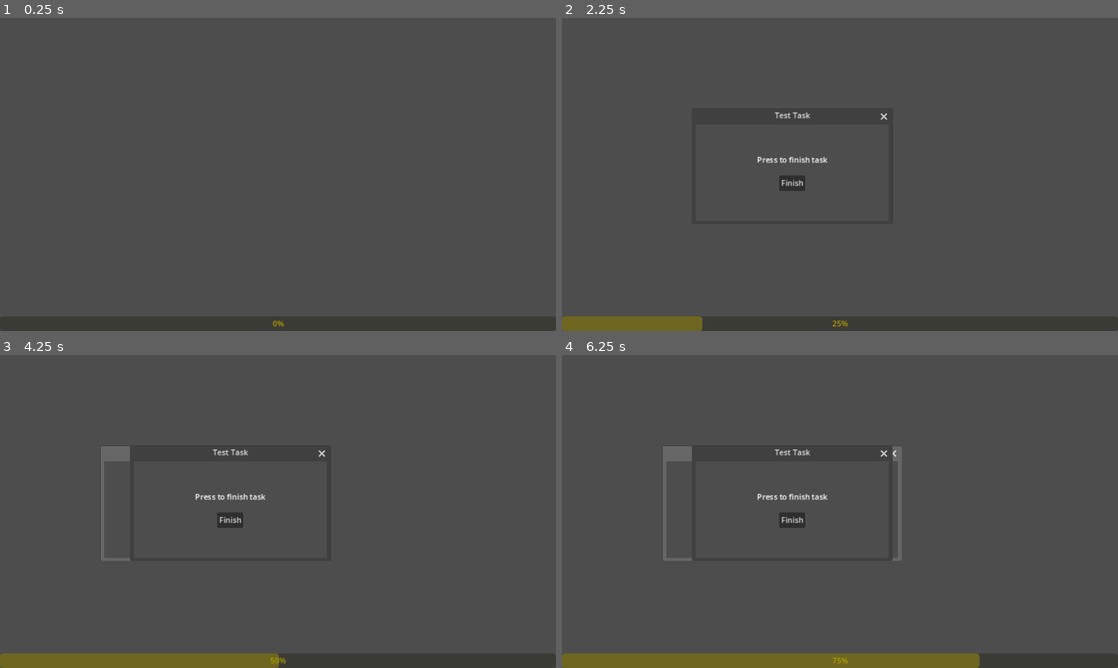
Above: before the commit, frames 1-4 (two rows, left to right).
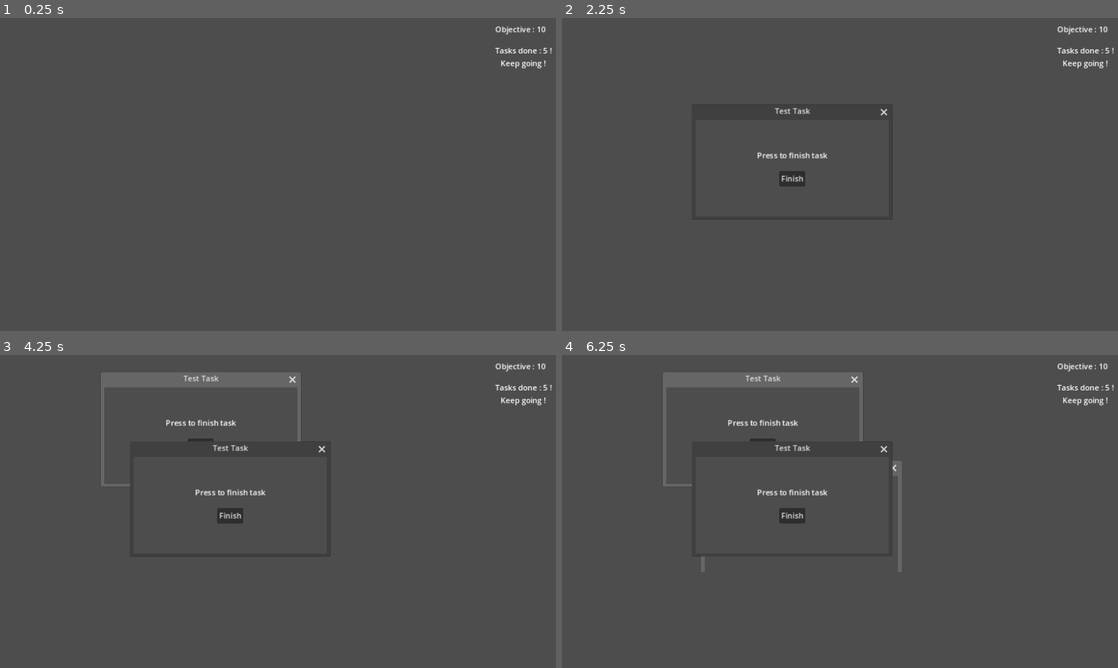
Above: after the commit, the same moments.

Repository: Sheyrin17/lejeudesfenetres
Game: Godot game, scene res://Scene/game.tscn
Two runs of this game, one before a commit and one after it. Both use one fixed random seed, a clock stepped at 60 frames per second and the inputs below.
Inputs:
- Up to frame 1 (0.25 s): no input
- Up to frame 2 (2.25 s): tap Enter (Enter) at 0.5, 1.55, 2, 2.1 s; hold Q (A) 0.53-1.28 s; tap Alt (Alt) at 0.8, 1.35 s; tap Space at 1.25 s; hold Q (A) from 2.03 s (still down)
- Up to frame 3 (4.25 s): tap Enter (Enter) at 2.75, 3.5, 3.8 s; release Q (A) at 2.78 s; tap Q (A) at 2.85 s; tap Alt (Alt) at 3.05 s; hold Alt (Alt) from 3.53 s (still down)
- Up to frame 4 (6.25 s): tap Enter (Enter) at 4.25, 4.35, 6.05 s; release Alt (Alt) at 4.28 s; tap Q (A) at 4.55 s; hold Q (A) 5.03-5.78 s; tap Alt (Alt) at 5.3, 5.85 s

The runs differ from the first frame. In frame 1, 0.3% of the frame differs, in the area x 49-100%, y 2-99%; in frame 2, 2.2%; in frame 3, 5.8%; in frame 4, 7.1%, in the area x 0-100%, y 2-100%.
Error after the commit: Invalid assignment of property or key 'text' with value of type 'String' on a base object of type 'null instance'. (res://Script/game.gd:78)

Commit message:
Squelette mode de jeux "Timer"/"Tasks"
Squelette mode de jeux "Timer"/"Tasks"

Mise en place d'une variable dans la scène "Game" qui permet de choisir le mode de jeu de la scène. "Timer" où le niveau se finit à la fin d'un timer. "Tasks" où le niveau se finit après avoir réalisé un nombre de tâche.
Variables modifiables dans l'inspecteur.
Quand le niveau se termine, un message différent est affiché pour chaque mode de jeu. Et pendant le niveau, l'objectif de tâche à finir est affiché pour le mode "Tasks" alors que le timer est affiché pour le mode "Timer".

La Ram est invisible dans la scène. Et tout le code qui aller avec elle (modification, valeur de charge des tâches) sont commentés. Réversable à tout moment, rien n'est supprimé, rien ne dérange le système.

Diff:
--- a/Scene/game.tscn
+++ b/Scene/game.tscn
@@ -5,10 +5,14 @@
 
 [node name="Game" type="Node2D"]
 script = ExtResource("1_g0t02")
+game_mode = 1
 
 [node name="TimerLoadTask" type="Timer" parent="."]
 wait_time = 2.0
 autostart = true
+
+[node name="TimerPlayMode" type="Timer" parent="."]
+one_shot = true
 
 [node name="CanvasSubWindows" type="CanvasLayer" parent="."]
 
@@ -51,6 +55,7 @@
 alignment = 1
 
 [node name="HBoxTaskBar" type="HBoxContainer" parent="HUD"]
+visible = false
 anchors_preset = 12
 anchor_top = 1.0
 anchor_right = 1.0
@@ -96,6 +101,34 @@
 size_flags_vertical = 5
 text = "Quit"
 
+[node name="VBoxObjectiveTask" type="VBoxContainer" parent="HUD"]
+anchors_preset = -1
+anchor_left = 0.939
+anchor_top = 0.094
+anchor_right = 0.939
+anchor_bottom = 0.094
+offset_left = -55.728
+offset_top = -48.912
+offset_right = 61.272
+offset_bottom = 0.0879974
+size_flags_horizontal = 3
+size_flags_vertical = 3
+theme_override_constants/separation = 20
+alignment = 1
+
+[node name="LabelObjectivesTasks" type="Label" parent="HUD/VBoxObjectiveTask"]
+visible = false
+layout_mode = 2
+text = "Objectives : 15"
+
+[node name="LabelTasksFinish" type="Label" parent="HUD/VBoxObjectiveTask"]
+layout_mode = 2
+text = "Tasks done : 5 !
+Keep going !"
+horizontal_alignment = 1
+vertical_alignment = 1
+
 [connection signal="timeout" from="TimerLoadTask" to="." method="_on_timer_load_task_timeout"]
+[connection signal="timeout" from="TimerPlayMode" to="." method="_on_timer_play_mode_timeout"]
 [connection signal="pressed" from="HUD/VBoxGameOver/ButtonRestart" to="." method="_on_button_restart_pressed"]
 [connection signal="pressed" from="HUD/VBoxGameOver/ButtonQuit" to="." method="_on_button_quit_pressed"]
--- a/Script/game.gd
+++ b/Script/game.gd
@@ -6,22 +6,36 @@
 
 @onready var FondNoir = $HUD/FondNoir
 
+@onready var LabelObjectiveTask = $HUD/VBoxObjectiveTask/LabelObjectivesTasks
+@onready var LabelTasksFinish = $HUD/VBoxObjectiveTask/LabelTasksFinish
+
 @onready var HBoxAltTab = $HUD/HBoxAltTab
 
-@onready var RamBar = $HUD/HBoxTaskBar/RamBar
+#@onready var RamBar = $HUD/HBoxTaskBar/RamBar
 
 @onready var VBoxGameOver = $HUD/VBoxGameOver
+@onready var LabelGameOver = $HUD/VBoxGameOver/LabelGameOver
 
 @onready var SubWindowsTask = $CanvasSubWindows/SubWindowsContainer/SubWindowsTask
 
 @onready var TimerLoadTask = $TimerLoadTask
+@onready var TimerPlayMode = $TimerPlayMode
+
+@onready var LabelTimeLeft = $HUD/LabelTimeLeft
 
 #Les variables exportées sont visibles dans l'inspecteur de l'objet.
+
+#Variable qui permet de avoir le mode de jeu. "TIMER" signifie que le jeu se joue suivant un chronomètre. "TASKS" signifie que le jeu se joue suivant un nombre de tâche à atteindre.
+@export_enum("TIMER", "TASKS") var game_mode : int
+#Nombre de seconde pour le jeu en mode "TIMER".
+@export var timer_playmode_wait_time = 30
+#Nombre de tâches à effectuer dans le mode de jeu "TASKS"
+@export var nb_task_to_finish = 10
 
 #Sert à placer la prochaine fenêtre de tâche à côté de la dernière crée. Ce qui permet de la voir malgré qu'elle soit en dessous des autres fenêtres. En "y", sera ajouté la taille de la bar de tâche (ram).
 @export var offset_windows_when_create = Vector2(30,0)
 
-@export var ram_initialize_to = 0
+#@export var ram_initialize_to = 0
 
 #Tableau dont les éléments sont toutes les fenêtres de tâches existantes. L'ordre des éléments corresponds à l'ordre de focus des fenêtres.
 var tab_window_exist = []
@@ -35,22 +49,35 @@
 #Booléen qui vérifie si la partie est fini.
 var is_gameover = false
 
+#Compteur des tâches finit par le joueur. Sert dans les deux modes de jeu.
+var count_tasks_finish = 0
+
 #Variable qui va permettre de générer des nombres aléatoire.
 var rng_number = RandomNumberGenerator.new()
 
 
 #Fonction qui est appelée à l'initialisation de l'objet, ici la scène "Game".
 func _ready():
-	offset_windows_when_create.y += RamBar.size.y
+	#offset_windows_when_create.y += RamBar.size.y
 
 	SubWindowsTask.gui_embed_subwindows = true;
 	SubWindowsTask.size = DisplayServer.window_get_size()
 
-	RamBar.value = ram_initialize_to
-
+	#RamBar.value = ram_initialize_to
+
+	if game_mode == 0:
+		TimerPlayMode.wait_time = timer_playmode_wait_time
+		TimerPlayMode.start()
+
+	elif game_mode == 1:
+		LabelObjectiveTask.visible = true
+		LabelObjectiveTask.text = "Objective : " + str(nb_task_to_finish)
 
 #Fonction appelé à tout les tick physiques du jeu (par défaut 60 fois par seconde). "delta" est le temps entre chaque tick.
 func _physics_process(delta):
+	LabelTimeLeft.text = str( snapped(TimerPlayMode.time_left, 0.01) )
+
+
 	if Input.is_action_pressed("A") and Input.is_action_pressed("Alt") and can_alttab:
 		if !HBoxAltTab.visible:
 			HBoxAltTab.visible = true
@@ -128,7 +155,7 @@
 
 #Fonction qui permet d'effacer la fenêtre "wdw" de "tab_window_exist".
 func ThisWindowDelete(wdw):
-	RamBar.value -= wdw.his_task_ram_charge
+	#RamBar.value -= wdw.his_task_ram_charge
 
 	for i in tab_button_alttab:
 		if i.ref_window == wdw:
@@ -138,6 +165,11 @@
 	tab_window_exist.erase(wdw)
 	if tab_window_exist != []:
 		tab_window_exist[0].grab_focus()
+
+	count_tasks_finish += 1
+	LabelTasksFinish.text = "Tasks done : " + str(count_tasks_finish)+ " !\nKeep going !"
+	if game_mode == 1 and count_tasks_finish == nb_task_to_finish:
+		StopGameOnTasksMode()
 
 
 #Fonction appelée quand le timer "TimerLoadTask" se finit. Crée alors une nouvelle fenêtre de tâche. L'intègre à "tab_window_exist". La fait apparaître dans les limitations de la fenêtre de jeu. Crée un bouton dans "HBoxAltTab" qui fait référence à cette fenêtre.
@@ -190,11 +222,12 @@
 	button_alttab.connect("stop_alttab", StopAltTab)
 	UpdateFocusOrderAltTab()
 
-	RamBar.value += tmp_window.his_task_ram_charge
-	if RamBar.value >= RamBar.max_value:
-		GameOver()
-
-	tmp_window.offset_rambar_y = RamBar.size.y
+	#RamBar.value += tmp_window.his_task_ram_charge
+	#if RamBar.value >= RamBar.max_value:
+		#GameOver()
+	#
+	#tmp_window.offset_rambar_y = RamBar.size.y
+
 	tab_window_exist[0].grab_focus()
 
 	can_change_focus = true
@@ -210,14 +243,32 @@
 	FondNoir.visible = false
 
 
-#Fonction qui gère la fin de la partie. Affiche divers éléments sur le HUD.
+#Fonction qui gère la fin de la partie si elle est perdue.
+#Etait appelé si la Ram passée 100%. Inutilisée pour l'instant.
 func GameOver():
+	LabelGameOver.text = "Game Over"
+	StopGame()
+
+
+#Affiche divers éléments sur le HUD. Est appelée à la fin du niveau.
+func StopGame():
 	is_gameover = true
 	TimerLoadTask.stop()
 	StopAltTab()
+	FondNoir.visible = true
 	VBoxGameOver.visible = true
-	FondNoir.visible = true
-
+
+
+#Fonction qui gère la fin du niveau en mode "Timer".
+func StopGameOnTimerMode():
+	LabelGameOver.text = "Congratulations !\nYou finished " + str(count_tasks_finish) + " tasks !" + "\nYou will finish more tomorrow !"
+	StopGame()
+
+
+#Fonction qui gère la fin du niveau en mode "Tasks".
+func StopGameOnTasksMode():
+	LabelGameOver.text = "You have done all your tasks.\nThere will be more tomorrow."
+	StopGame()
 
 #Fonction appelée quand le bouton "Restart" est pressé. Permet de rechargé la scène "Game".
 func _on_button_restart_pressed():
@@ -227,3 +278,8 @@
 #Fonction appelée quand le bouton "Quit" est pressé. Permet de quitter l'application.
 func _on_button_quit_pressed():
 	get_tree().quit()
+
+
+#Est appelée quand le timer arrive à son terme dans le mode de jeu "Timer". Ce qui sonne la fin du niveau.
+func _on_timer_play_mode_timeout():
+	StopGameOnTimerMode()
--- a/Script/testtask.gd
+++ b/Script/testtask.gd
@@ -5,7 +5,7 @@
 #Nom de la tâche, qui sera le titre de sa fenêtre de tâche.
 @export var name_task = "Test Task"
 #Valeur à ajouter à la ram lors de la création de la tâche.
-@export var ram_charge = 25
+#@export var ram_charge = 25
 
 #Fonction appelée quand le bouton "Finish" est cliquée (résolution de la tâche). Demande à son parent "WindowTask" de s'effacer.
 func _on_finish_pressed():
--- a/Script/windowtask.gd
+++ b/Script/windowtask.gd
@@ -11,7 +11,7 @@
 var ref_buttonalttab = null
 
 #Variable qui va recevoir la valeur de la charge de la tâche. Valeur à ajouter à la Ram.
-var his_task_ram_charge = 0
+#var his_task_ram_charge = 0
 #Variable qui va recevoir la taille (en y) de la barre de tâche (ram). Utile pour interdire la fenêtre d'aller en dessous.
 var offset_rambar_y = 0
 
@@ -21,7 +21,7 @@
 	var tmp_task = preload_test_task.instantiate()
 	add_child(tmp_task)
 	title = tmp_task.name_task
-	his_task_ram_charge = tmp_task.ram_charge
+	#his_task_ram_charge = tmp_task.ram_charge
 
 #Fonction appelé à tout les tick physiques du jeu (par défaut 60 fois par seconde). "delta" est le temps entre chaque tick.
 func _physics_process(delta):
--- a/project.godot
+++ b/project.godot
@@ -17,7 +17,6 @@
 
 [display]
 
-window/size/resizable=false
 window/stretch/mode="canvas_items"
 window/stretch/aspect="expand"
 
